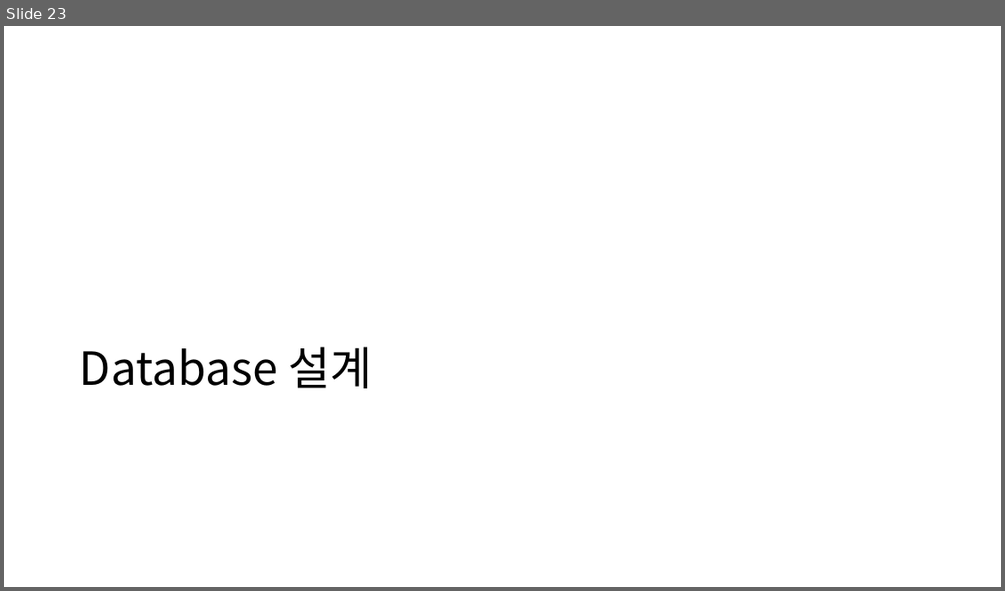
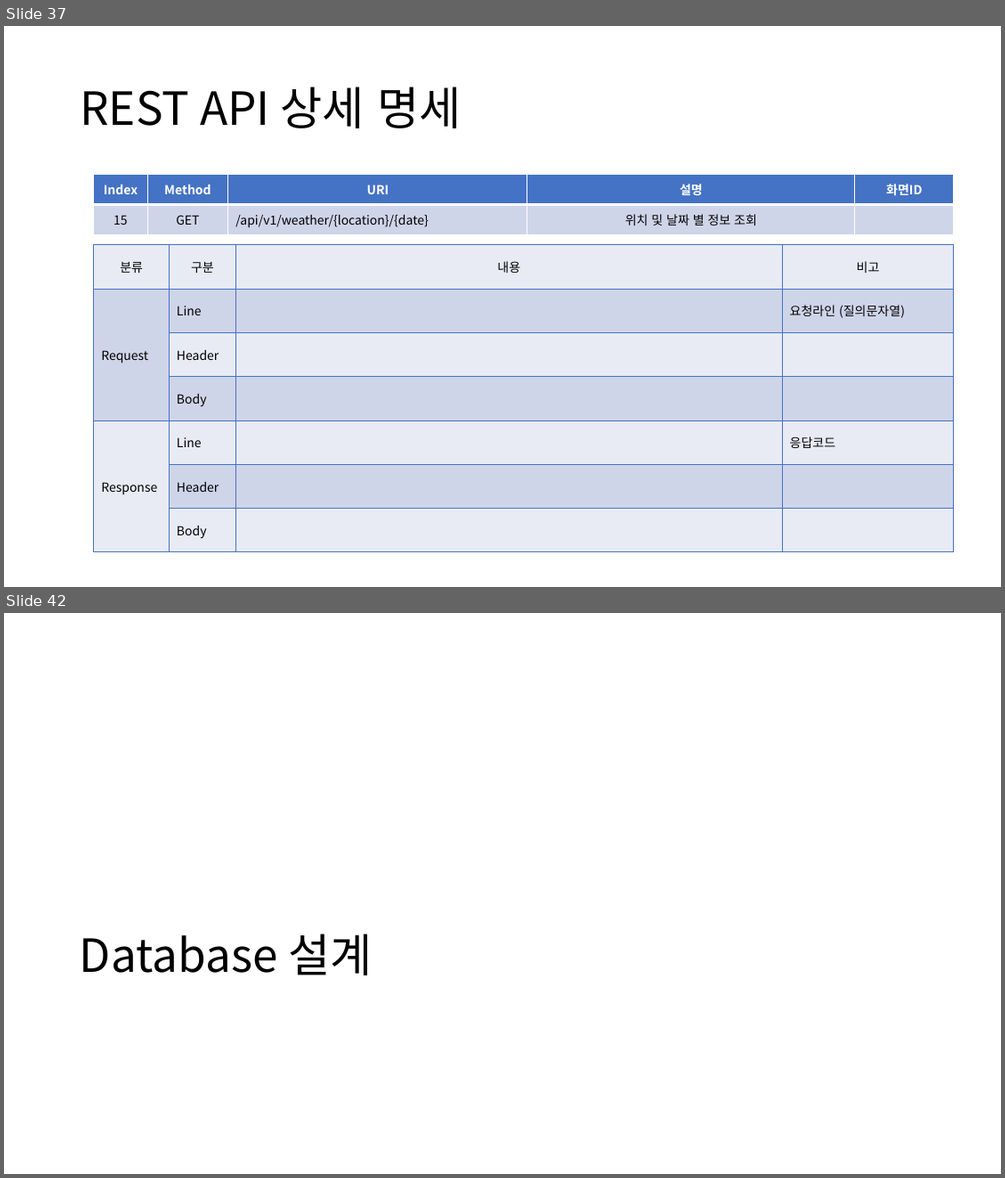
Before and after one commit to sujidaddy/workspace_miniproject, a slide deck: 미니프로젝트계획서제출용.pptx. Shown one above the other, each under a label of ours: slide 23 before the commit, slides 37 and 42 after it; the slides between them are not shown. The pictures are 1005x591 and 1005x1178 pixels, drawn with LibreOffice and Linux fonts; fonts in the diff are those of the drawing. Boxes give left, top, right and bottom in pixels: in the first picture for what was removed or moved away, otherwise in the second. Text is boxed around its words. In the diff, an @@ line names an element or a change of style, - is before the commit and + after.

Commit message:
REST API 명세 정리 DB 구성 정리 통신 API 적용 변경 카카오맵 처리 방식 변경 회원 가입 로직 추가 로그인 로직 추가

```diff
--- a/미니프로젝트계획서제출용.pptx
+++ b/미니프로젝트계획서제출용.pptx
@@ slide 37 added at box(4, 26, 1001, 587), background #FFFFFF @@
@@ title added at box(80, 87, 461, 128), 44 pt, text #000000 @@
+REST API 상세 명세
@@ table added at box(94, 174, 954, 234), 2 rows, 5 columns @@
+Index | Method | URI | 설명 | 화면ID
+15 | GET | /api/v1/weather/{location}/{date} | 위치 및 날짜 별 정보 조회 | 
@@ table added at box(94, 245, 954, 553), 7 rows, 4 columns @@
+분류 | 구분 | 내용 | 비고
+Request | Line |  | 요청라인 (질의문자열)
+ | Header |  | 
+ | Body |  | 
+Response | Line |  | 응답코드
+ | Header |  | 
+ | Body |  | 
@@ what was slide 23 is now slide 42 @@
```
Also in this commit, not shown: 4 slides changed, 26 other slides added, 20 other files.
